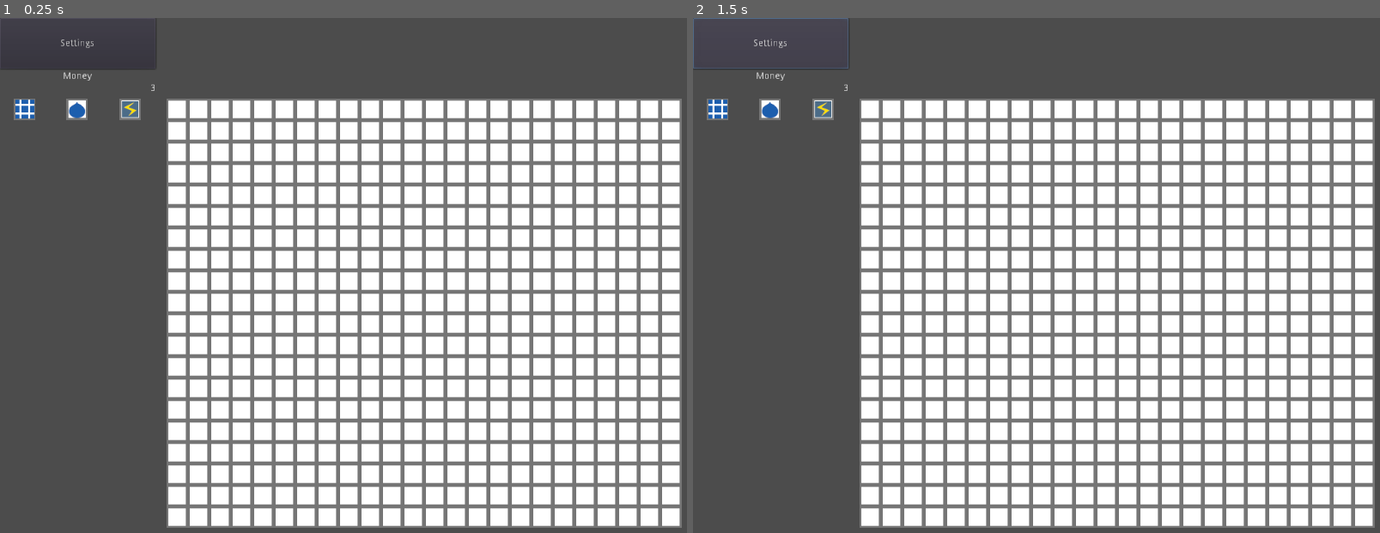
Above: before the commit, frames 1-2 (left to right).
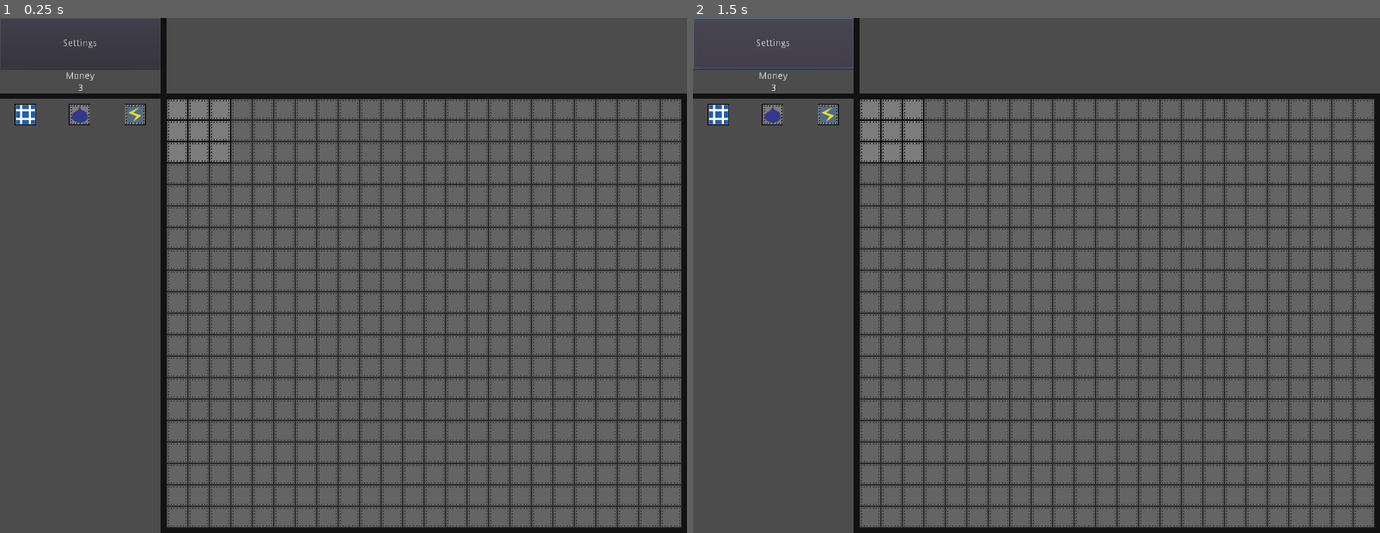
Above: after the commit, the same moments.

Repository: Marcuss2/openreactor
Game: Godot game, scene res://scenes/Main.tscn
Same seed, same stepped clock (60 frames per second), same inputs: the game is played once before the commit and once after it.
Inputs (mouse positions are in pixels of both pictures, inside the frame that each line leads up to):
- Up to frame 1 (0.25 s): no input
- Up to frame 2 (1.5 s): tap Enter at 0.5 s; move the mouse to (871, 110) at 0.52 s; click (871, 110) at 0.67 s; click "Settings" at 1.25 s

The runs differ from the first frame. In frame 1, 60% of the frame differs, in the area x 0-100%, y 0-100%; in frame 2, 60%.

Commit message:
Tile and UI adjustments

Diff:
--- a/scenes/Control.tscn
+++ b/scenes/Control.tscn
@@ -6,6 +6,7 @@
 [ext_resource path="res://assets/solar.png" type="Texture" id=4]
 [ext_resource path="res://assets/water.png" type="Texture" id=5]
 [ext_resource path="res://assets/lowgen.png" type="Texture" id=6]
+[ext_resource path="res://assets/bar.png" type="Texture" id=7]
 
 [node name="UI" type="Control"]
 light_mask = 0
@@ -19,33 +20,33 @@
 script = ExtResource( 1 )
 
 [node name="GeneralContainer" type="MarginContainer" parent="."]
-margin_right = 232.0
+margin_right = 240.0
 margin_bottom = 112.0
 
 [node name="VBoxContainer" type="VBoxContainer" parent="GeneralContainer"]
-margin_right = 232.0
+margin_right = 240.0
 margin_bottom = 112.0
 grow_vertical = 2
 
 [node name="Button" type="Button" parent="GeneralContainer/VBoxContainer"]
-margin_right = 232.0
+margin_right = 240.0
 margin_bottom = 76.0
 size_flags_vertical = 3
 text = "Settings"
 
 [node name="MoneyLabel" type="Label" parent="GeneralContainer/VBoxContainer"]
 margin_top = 80.0
-margin_right = 232.0
+margin_right = 240.0
 margin_bottom = 94.0
 text = "Money"
 align = 1
 
 [node name="MoneyCount" type="Label" parent="GeneralContainer/VBoxContainer"]
 margin_top = 98.0
-margin_right = 232.0
+margin_right = 240.0
 margin_bottom = 112.0
 text = "$1000"
-align = 2
+align = 1
 script = ExtResource( 2 )
 
 [node name="TopContainer" type="MarginContainer" parent="."]
@@ -54,38 +55,65 @@
 margin_bottom = 112.0
 
 [node name="LeftContainer" type="MarginContainer" parent="."]
-margin_top = 120.0
-margin_right = 232.0
+margin_top = 128.0
+margin_right = 240.0
 margin_bottom = 768.0
 size_flags_horizontal = 13
 size_flags_vertical = 13
 
 [node name="VBoxContainer" type="VBoxContainer" parent="LeftContainer"]
-margin_right = 232.0
-margin_bottom = 648.0
+margin_right = 240.0
+margin_bottom = 640.0
 size_flags_horizontal = 13
 size_flags_vertical = 13
 
 [node name="HBoxContainer" type="HBoxContainer" parent="LeftContainer/VBoxContainer"]
-margin_right = 232.0
+margin_right = 240.0
 margin_bottom = 32.0
 alignment = 2
 
 [node name="TilePick" parent="LeftContainer/VBoxContainer/HBoxContainer" instance=ExtResource( 3 )]
+margin_right = 77.0
 id = 1
 texture = ExtResource( 4 )
 
 [node name="TilePick2" parent="LeftContainer/VBoxContainer/HBoxContainer" instance=ExtResource( 3 )]
-margin_left = 78.0
-margin_right = 152.0
+margin_left = 81.0
+margin_right = 158.0
 id = 2
 texture = ExtResource( 5 )
 
 [node name="TilePick3" parent="LeftContainer/VBoxContainer/HBoxContainer" instance=ExtResource( 3 )]
-margin_left = 156.0
-margin_right = 232.0
+margin_left = 162.0
+margin_right = 240.0
 id = 3
 texture = ExtResource( 6 )
+
+[node name="bar" type="Sprite" parent="."]
+modulate = Color( 0.0705882, 0.0705882, 0.0705882, 1 )
+position = Vector2( 512, 116 )
+scale = Vector2( 32, 4 )
+texture = ExtResource( 7 )
+
+[node name="bar3" type="Sprite" parent="."]
+modulate = Color( 0.0705882, 0.0705882, 0.0705882, 1 )
+position = Vector2( 632, 763.838 )
+scale = Vector2( 24.5, 3.83823 )
+texture = ExtResource( 7 )
+
+[node name="bar2" type="Sprite" parent="."]
+modulate = Color( 0.0705882, 0.0705882, 0.0705882, 1 )
+position = Vector2( 244, 384 )
+rotation = 1.5708
+scale = Vector2( 24, 4 )
+texture = ExtResource( 7 )
+
+[node name="bar4" type="Sprite" parent="."]
+modulate = Color( 0.0705882, 0.0705882, 0.0705882, 1 )
+position = Vector2( 1020, 440 )
+rotation = 1.5708
+scale = Vector2( 20.4988, 4 )
+texture = ExtResource( 7 )
 [connection signal="pressed" from="GeneralContainer/VBoxContainer/Button" to="." method="_on_Settings_Button_pressed"]
 [connection signal="clicked" from="LeftContainer/VBoxContainer/HBoxContainer/TilePick" to="." method="_on_Tile_Button_pressed"]
 [connection signal="clicked" from="LeftContainer/VBoxContainer/HBoxContainer/TilePick2" to="." method="_on_Tile_Button_pressed"]
--- a/scenes/Tiles/PowerTile.tscn
+++ b/scenes/Tiles/PowerTile.tscn
@@ -23,15 +23,12 @@
 "_edit_group_": true
 }
 id = 2
-cost = 1
+cost = 1.0
 
 [node name="AnimatedSprite" type="AnimatedSprite" parent="."]
 frames = SubResource( 1 )
 
-[node name="CollisionShape2D" type="CollisionShape2D" parent="."]
-shape = SubResource( 2 )
-
-[node name="Bars" type="VBoxContainer" parent="."]
+[node name="Bars" type="VBoxContainer" parent="AnimatedSprite"]
 margin_left = -16.0
 margin_right = 16.0
 margin_bottom = 16.0
@@ -40,15 +37,18 @@
 custom_constants/separation = 0
 alignment = 2
 
-[node name="Water" parent="Bars" instance=ExtResource( 3 )]
+[node name="Water" parent="AnimatedSprite/Bars" instance=ExtResource( 3 )]
 margin_top = 12.0
 margin_bottom = 14.0
 tint_progress = Color( 0.00784314, 0, 1, 1 )
 
-[node name="Heat" parent="Bars" instance=ExtResource( 3 )]
+[node name="Heat" parent="AnimatedSprite/Bars" instance=ExtResource( 3 )]
 margin_top = 14.0
 margin_bottom = 16.0
 tint_progress = Color( 1, 0, 0, 1 )
 critical = true
+
+[node name="CollisionShape2D" type="CollisionShape2D" parent="."]
+shape = SubResource( 2 )
 [connection signal="input_event" from="." to="." method="_on_Tile_input_event"]
-[connection signal="critical_over_capacity" from="Bars/Heat" to="." method="explode"]
+[connection signal="critical_over_capacity" from="AnimatedSprite/Bars/Heat" to="." method="explode"]
--- a/scenes/Tiles/SolarTile.tscn
+++ b/scenes/Tiles/SolarTile.tscn
@@ -22,15 +22,12 @@
 "_edit_group_": true
 }
 id = 1
-cost = 1
+cost = 1.0
 
 [node name="AnimatedSprite" type="AnimatedSprite" parent="."]
 frames = SubResource( 1 )
 
-[node name="CollisionShape2D" type="CollisionShape2D" parent="."]
-shape = SubResource( 2 )
-
-[node name="Bars" type="VBoxContainer" parent="."]
+[node name="Bars" type="VBoxContainer" parent="AnimatedSprite"]
 margin_left = -16.0
 margin_right = 16.0
 margin_bottom = 16.0
@@ -38,4 +35,7 @@
 mouse_filter = 2
 custom_constants/separation = 0
 alignment = 2
+
+[node name="CollisionShape2D" type="CollisionShape2D" parent="."]
+shape = SubResource( 2 )
 [connection signal="input_event" from="." to="." method="_on_Tile_input_event"]
--- a/scenes/Tiles/Tile.tscn
+++ b/scenes/Tiles/Tile.tscn
@@ -25,10 +25,7 @@
 [node name="AnimatedSprite" type="AnimatedSprite" parent="."]
 frames = SubResource( 1 )
 
-[node name="CollisionShape2D" type="CollisionShape2D" parent="."]
-shape = SubResource( 2 )
-
-[node name="Bars" type="VBoxContainer" parent="."]
+[node name="Bars" type="VBoxContainer" parent="AnimatedSprite"]
 margin_left = -16.0
 margin_right = 16.0
 margin_bottom = 16.0
@@ -36,4 +33,7 @@
 mouse_filter = 2
 custom_constants/separation = 0
 alignment = 2
+
+[node name="CollisionShape2D" type="CollisionShape2D" parent="."]
+shape = SubResource( 2 )
 [connection signal="input_event" from="." to="." method="_on_Tile_input_event"]
--- a/scenes/Tiles/WaterTile.tscn
+++ b/scenes/Tiles/WaterTile.tscn
@@ -22,15 +22,12 @@
 "_edit_group_": true
 }
 id = 3
-cost = 1
+cost = 1.0
 
 [node name="AnimatedSprite" type="AnimatedSprite" parent="."]
 frames = SubResource( 1 )
 
-[node name="CollisionShape2D" type="CollisionShape2D" parent="."]
-shape = SubResource( 2 )
-
-[node name="Bars" type="VBoxContainer" parent="."]
+[node name="Bars" type="VBoxContainer" parent="AnimatedSprite"]
 margin_left = -16.0
 margin_right = 16.0
 margin_bottom = 16.0
@@ -38,4 +35,7 @@
 mouse_filter = 2
 custom_constants/separation = 0
 alignment = 2
+
+[node name="CollisionShape2D" type="CollisionShape2D" parent="."]
+shape = SubResource( 2 )
 [connection signal="input_event" from="." to="." method="_on_Tile_input_event"]
--- a/scripts/Entity.gd
+++ b/scripts/Entity.gd
@@ -3,13 +3,13 @@
 signal critical_over_capacity
 
 export (bool) var critical = false
-export var amount = 0
-var old_amount = 0
-export var capacity = 10
+export var amount = 0.0
+var old_amount = 0.0
+export var capacity = 10.0
 
 func _process(delta):
 	if critical and amount > capacity:
 		emit_signal("critical_over_capacity")
-	value = (float(amount) / capacity) * 32
+	value = (amount / capacity) * 32
 	old_amount = amount if amount <= capacity else capacity
 	amount = old_amount
--- a/scripts/Global.gd
+++ b/scripts/Global.gd
@@ -2,10 +2,20 @@
 
 export var cost = []
 export var tile_resource = []
-var money = 5
+export var money = 3.0
+
+
+var magnitudes = ["", "k", "M", "G", "T", "P", "E", "Z", "Y"]
+
+
+func get_money_string():
+	var mag = money
+	var i = 0
+	while mag > 10000:
+		mag /= 1000
+		i += 1
+	return str(mag) + magnitudes[i]
+
 
 func get_tile_instance(id):
 	return tile_resource[id].instance()
-
-func _ready():
-	money = 3
--- a/scripts/MoneyCount.gd
+++ b/scripts/MoneyCount.gd
@@ -1,4 +1,4 @@
 extends Label
 
 func _process(delta):
-	text = str(Global.money)
+	text = Global.get_money_string()
--- a/scripts/PowerTile.gd
+++ b/scripts/PowerTile.gd
@@ -1,6 +1,6 @@
 extends "res://scripts/Tile.gd"
 
-export var power_gen = 1
+export var power_gen = 1.0
 
 func tile_logic(tiles):
 	var heat = .get_entity("Heat")
@@ -10,7 +10,10 @@
 		water.amount -= power_gen
 		Global.money += power_gen
 
+	.tile_logic(tiles)
+
+
 func get_sell_cost():
-	if power_gen == 1:
-		return 1
+	if int(power_gen) == 1:
+		return 1.0
 	return .get_sell_cost()
--- a/scripts/SolarTile.gd
+++ b/scripts/SolarTile.gd
@@ -1,6 +1,6 @@
 extends "res://scripts/Tile.gd"
 
-export (int) var heat_gen = 4
+export (int) var heat_gen = 4.0
 
 func tile_logic(tiles):
 	var heat_entities = .get_entities_from_tiles("Heat", tiles)
@@ -9,3 +9,5 @@
 			entity.amount = entity.capacity
 		else:
 			entity.amount += heat_gen / heat_entities.size()
+
+	.tile_logic(tiles)
--- a/scripts/Tile.gd
+++ b/scripts/Tile.gd
@@ -5,19 +5,27 @@
 signal clear
 
 export var id = 0
-export var cost = 0
+export var cost = 0.0
 var tile_entities = {}
+var enabled = true
 
 var x_indice = 0
 var y_indice = 0
 
 func _ready():
-	for entity in $Bars.get_children():
+	for entity in $AnimatedSprite/Bars.get_children():
 		tile_entities[entity.name] = entity
 
 
 func tile_logic(tiles):
 	pass
+
+
+func _process(delta):
+	if enabled:
+		$AnimatedSprite.modulate = Color(1, 1, 1, 1)
+	else:
+		$AnimatedSprite.modulate = Color(1, 1, 1, 0.5)
 
 
 func get_entities_from_tiles(entity, tiles):
--- a/scripts/TileArea.gd
+++ b/scripts/TileArea.gd
@@ -22,6 +22,12 @@
 		tiles.append([])
 		for j in range(gridsize_y):
 			place_tile(0, i, j)
+	for i in range(gridsize_x):
+		for j in range(3, gridsize_y):
+			tiles[i][j].enabled = false
+	for i in range(3, gridsize_x):
+		for j in range(gridsize_y):
+			tiles[i][j].enabled = false
 
 
 func replace_tile(id, x_indice, y_indice):
@@ -57,8 +63,7 @@
 
 
 func _on_Tile_clicked(x_indice, y_indice):
-	print("Clicked! " + str(x_indice) + " " + str(y_indice))
-	if tiles[x_indice][y_indice].id == 0:
+	if tiles[x_indice][y_indice].id == 0 and tiles[x_indice][y_indice].enabled:
 		replace_tile(selected_tile_id, x_indice, y_indice)
 
 
--- a/scripts/TilePick.gd
+++ b/scripts/TilePick.gd
@@ -8,7 +8,7 @@
 export var unavaiable = Color(1, 1, 1, 0.5)
 
 var is_selected = false
-var cost = 1
+var cost = 1.0
 
 func _ready():
 	$TextureRect.texture = texture
--- a/scripts/WaterTile.gd
+++ b/scripts/WaterTile.gd
@@ -9,3 +9,5 @@
 			entity.amount = entity.capacity
 		else:
 			entity.amount += water_gen / water_entities.size()
+
+	.tile_logic(tiles)
Binary file added: assets/Metal_tiles1_extra_4_colors_small.png
Not shown, added: assets/Metal_tiles1_extra_4_colors_small.png.import
Binary file changed: assets/empty_tile.png
Binary file changed: assets/lowgen.png
Binary file changed: assets/solar.png
Binary file changed: assets/water.png
Not shown: 1 places in scenes/Control.tscn that only renumber resources
